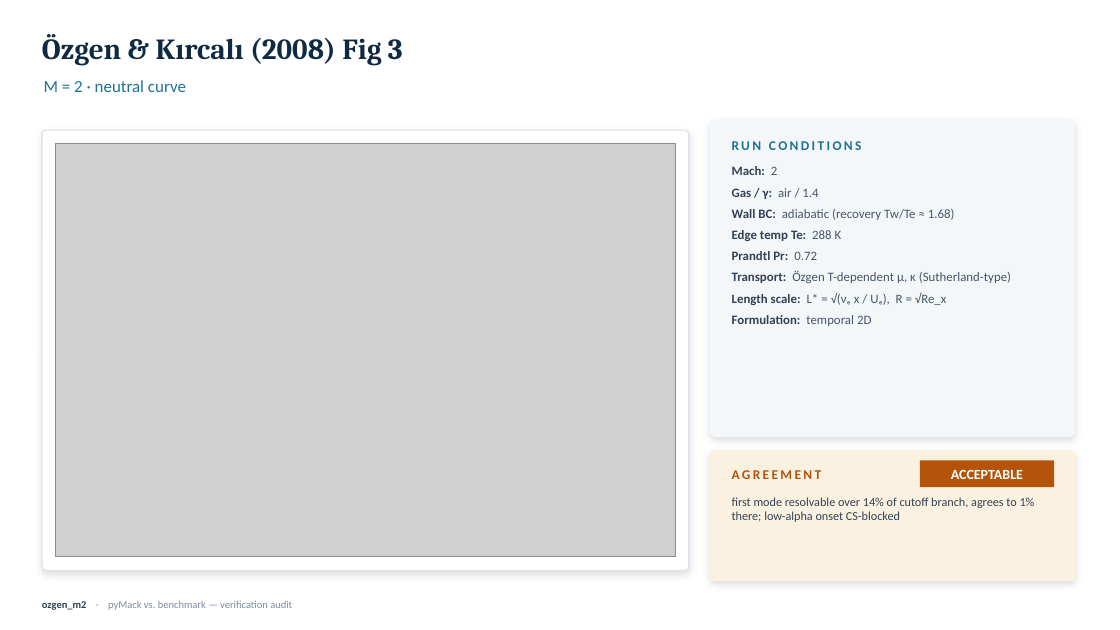
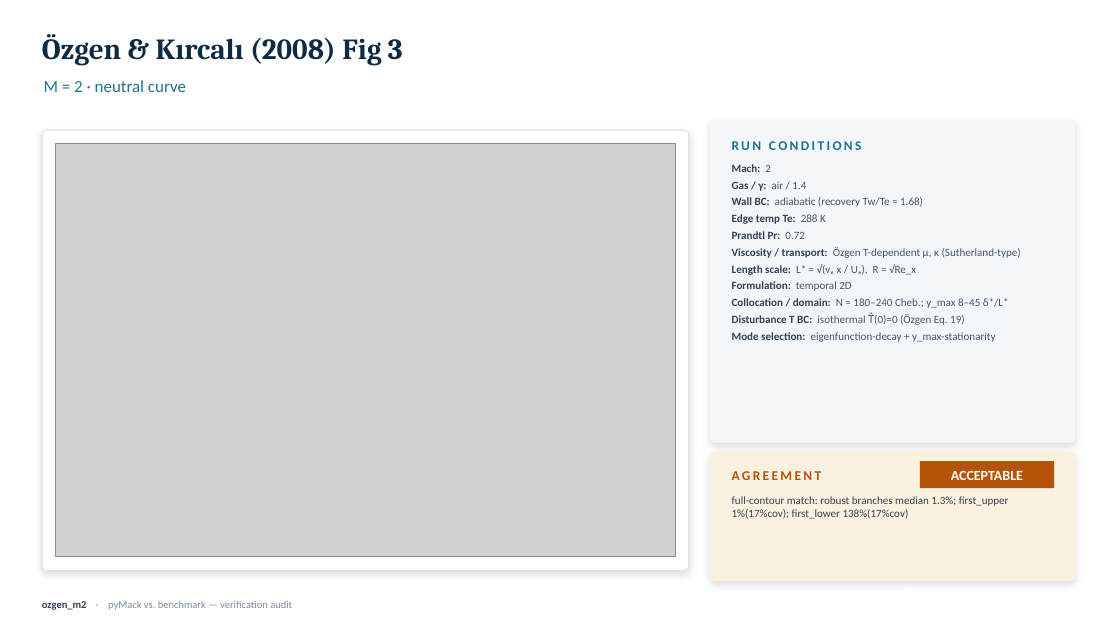
Before and after one commit to BARDAK1995/pyMack, a slide deck: slide 19 of verification/slides/pyMack_validation.pptx. Drawn at 1120x630 pixels with LibreOffice and Linux fonts; fonts in the diff are those of the drawing; grey boxes stand for pictures. Boxes give left, top, right and bottom in pixels: in the first picture for what was removed or moved away, otherwise in the second. Text is boxed around its words. In the diff, an @@ line names an element or a change of style, - is before the commit and + after.

Commit message:
verification: complete-curve overlays, OG-anchored cone, full-curve Ma&Zhong, LST params on deck
Özgen: re-extract the FULL c_i=0 neutral contour (marching squares, both modes incl. Phase-2 low-α onset extension) and re-judge by nearest-point match. M4 now AGREES on the complete two-lobe structure (2nd-mode 0%, 1st cutoff 2%, ~85% coverage); M6 acceptable (4 branches); M2/M3 acceptable (agree where resolvable, low-α onset CS-limited); M7/M8/M10 acceptable (2nd-mode cutoff 2-6% agrees, but pyMack connects the modes where Özgen separates them — documented inter-mode over-prediction, topology_ok=false).

Cone: re-anchored to the OG source — Sivasubramanian (2012) PhD thesis Fig. 5.1 (N≈9.5 at f≈210 kHz / F=1.071e-5), the linear regime of S&F 2015 JFM 768, cross-checked vs BAM6QT design review arXiv:2509.10411. Domain-matched N re-integration over the thesis x*-window: frequency 210 kHz EXACT; peak N 8.0-8.1 vs 9.5 (~15% short, bounded self-similar/Mangler deficit, documented). Replaces the prior loose N~7-8 / 220-280 kHz benchmark.

Ma & Zhong: upgraded from a 2-point check to a FULL neutral-curve comparison (Fig. 15, ω vs R). pyMack reproduces the entire 2nd-mode band to ~3-5% (F=2.2e-4 crosses at R~831/1033 vs §6 anchors 806/999.6); 1st-mode cutoff tracks, onset partial.

Slide deck: every case slide now lists the LST/solver parameters (viscosity model + value, 2nd-viscosity λ, collocation N, domain y_max, disturbance-T BC, mode-selection method); taller agreement card so metrics aren't clipped (QA-verified). Copyrighted thesis/figure renders gitignored.

```diff
--- a/verification/slides/pyMack_validation.pptx
+++ b/verification/slides/pyMack_validation.pptx
@@ rounded rectangle: place and size @@
-rounded rectangle at [710, 119, 1075, 437]
+rounded rectangle at [710, 119, 1075, 443]
@@ text at [732, 164, 923, 291]: size 11 to 9.5 pt in "Mach: 2", "Gas / γ: air / 1.4", "Wall BC: adiabatic (recovery Tw/Te ≈ 1.68)", "Edge temp Te: 288 K" and 3 more places; less space between paragraphs @@
@@ text at [732, 247, 1021, 258]: text changed; size 11 to 9.5 pt @@
-Transport: Özgen T-dependent μ, κ (Sutherland-type)
+Viscosity / transport: Özgen T-dependent μ, κ (Sutherland-type)
@@ text at [732, 298, 1009, 342]: paragraphs added @@
+Collocation / domain: N ≈ 180–240 Cheb.; y_max 8–45 δ*/L*
+Disturbance T BC: isothermal T̂(0)=0 (Özgen Eq. 19)
+Mode selection: eigenfunction-decay + y_max-stationarity
@@ rounded rectangle at [710, 451, 1075, 581]: proportions changed @@
@@ text at [732, 496, 1009, 519]: text changed; size 10.5 to 9.5 pt @@
-first mode resolvable over 14% of cutoff branch, agrees to 1% there; low-alpha onset CS-blocked
+full-contour match: robust branches median 1.3%; first_upper 1%(17%cov); first_lower 138%(17%cov)
```
Also in this commit, not shown: 19 other slides changed, 37 other files.
